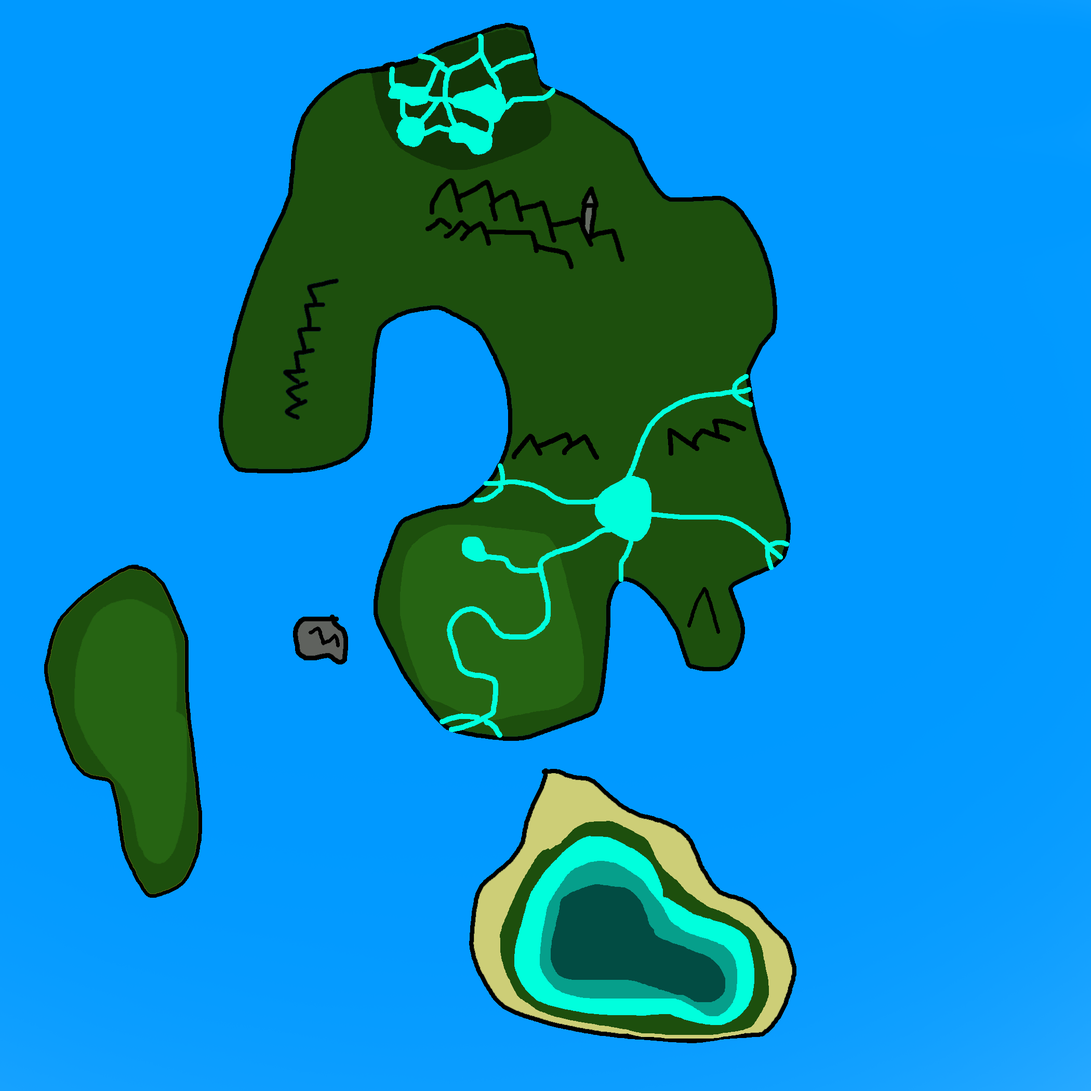
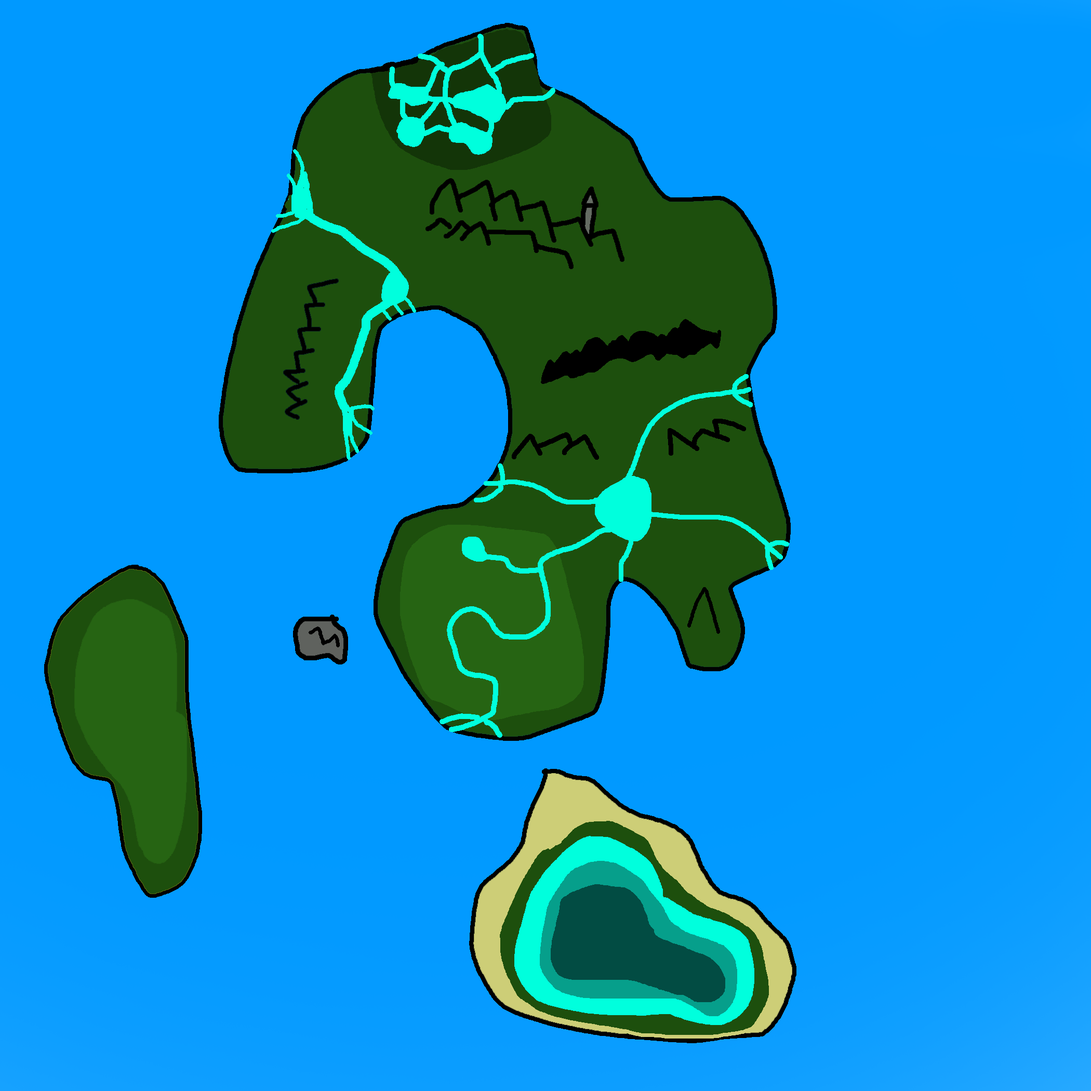
Layers edited between the first and the second 1091 × 1091 image:
added layer "River Urr" in group "Geography" over (271, 149, 417, 460)
added layer "The Divide" in group "Geography" over (541, 319, 722, 385)
